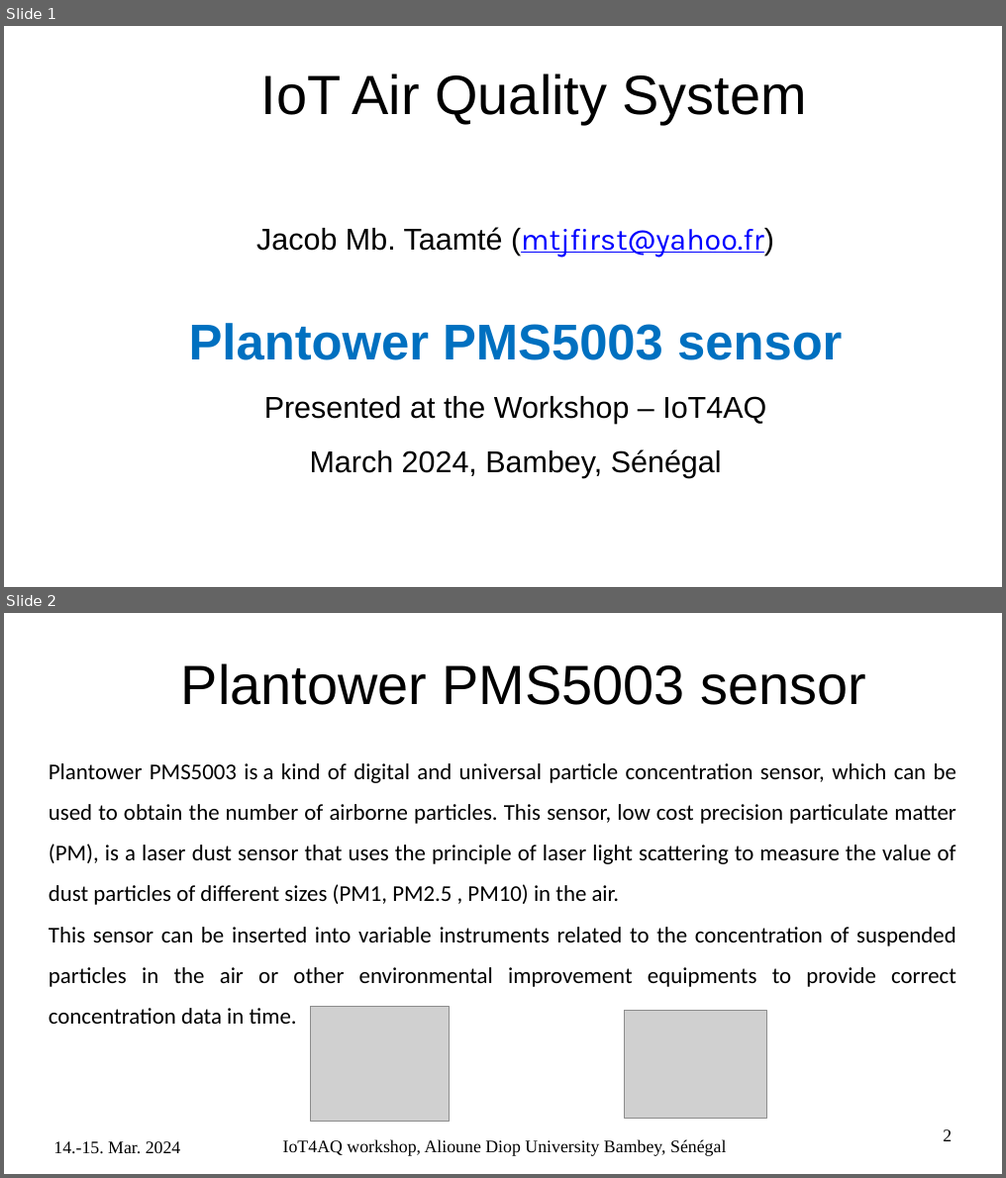
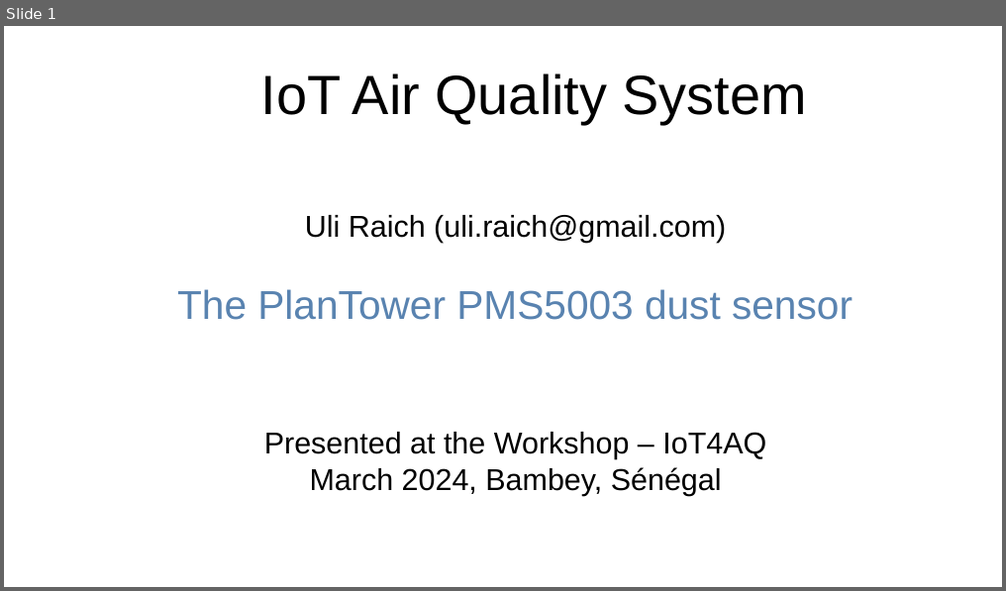
Before and after one commit to uraich/IoT4AQ, a slide deck: workshop/slides/IoT4AQ_PMS5003.pptx. Shown one above the other, each under a label of ours: slides 1 and 2 before the commit, slide 1 after it. The pictures are 1006x1178 and 1006x591 pixels, drawn with LibreOffice and Linux fonts; fonts in the diff are those of the drawing; grey boxes stand for pictures; background and template pictures are left out. Boxes give left, top, right and bottom in pixels: in the first picture for what was removed or moved away, otherwise in the second. Text is boxed around its words. In the diff, an @@ line names an element or a change of style, - is before the commit and + after.

```diff
--- a/workshop/slides/IoT4AQ_PMS5003.pptx
+++ b/workshop/slides/IoT4AQ_PMS5003.pptx
@@ slide 2 removed at [4,613,1002,1174], background #FFFFFF @@
@@ title removed at [181,663,866,705] @@
-Plantower PMS5003 sensor
@@ text removed at [49,763,956,1024] @@
-Plantower PMS5003 is a kind of digital and universal particle concentration sensor, which can be used to obtain the number of airborne particles. This sensor, low cost precision particulate matter (PM), is a laser dust sensor that uses the principle of laser light scattering to measure the value of dust particles of different sizes (PM1, PM2.5 , PM10) in the air.
-This sensor can be inserted into variable instruments related to the concentration of suspended particles in the air or other environmental improvement equipments to provide correct concentration data in time.
@@ picture removed at [311,1007,450,1122] @@
@@ picture removed at [625,1011,766,1118] @@
@@ text removed at [54,1142,181,1155] @@
-14.-15. Mar. 2024
@@ text removed at [283,1140,726,1157] @@
-IoT4AQ workshop, Alioune Diop University Bambey, Sénégal
@@ page number removed at [943,1130,951,1142] @@
-2
@@ slide 1 changed as well @@
@@ subtitle "Uli Raich (uli.raich@gmail.com)": place and size @@
-subtitle "Uli Raich (uli.raich@gmail.com)" at [189,227,842,478]
+subtitle "Uli Raich (uli.raich@gmail.com)" at [177,215,852,496]
@@ subtitle at [177,215,852,460]: text changed @@
-Jacob Mb. Taamté (mtjfirst@yahoo.fr)
-Plantower PMS5003 sensor
-Presented at the Workshop – IoT4AQ
+Uli Raich (uli.raich@gmail.com)
+The PlanTower PMS5003 dust sensor
+Presented at the Workshop – IoT4AQ
@@ subtitle at [310,468,722,496]: line spacing 1.5 to 1 @@
```
Also in this commit, not shown: 3 other slides changed, 6 slides added, 4 other slides removed, 13 other files.
